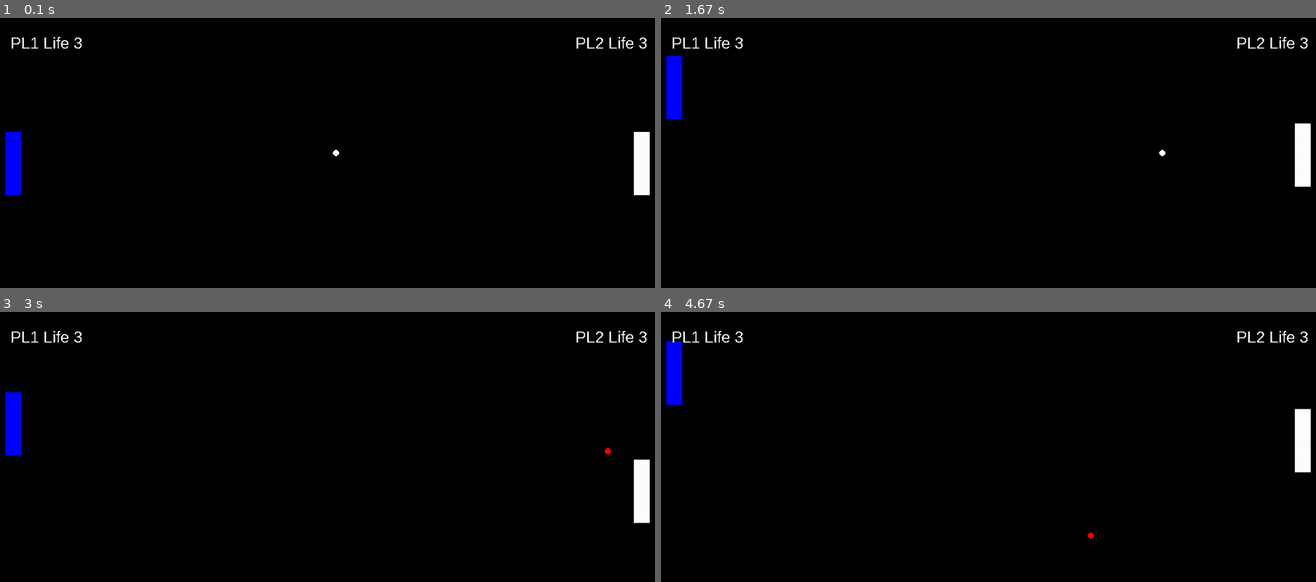
Above: before the commit, frames 1-4 (two rows, left to right).
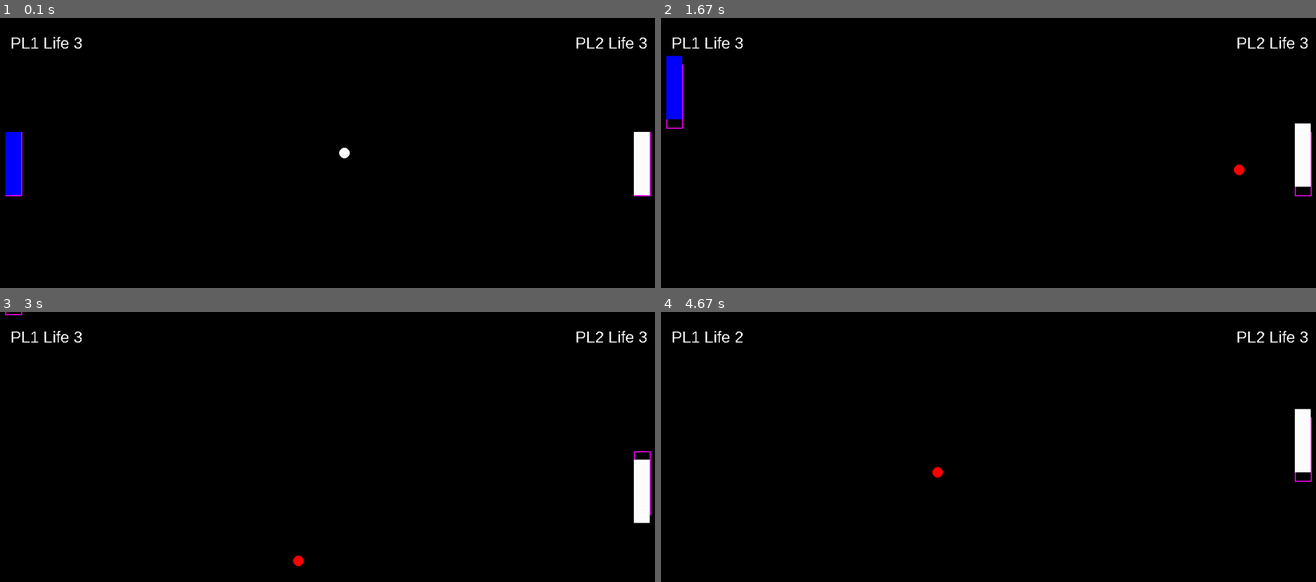
Above: after the commit, the same moments.

Repository: MarkinHaus/PyGameMH
Game: pygame game, started from pong.py
Two runs of this game, one before a commit and one after it. Both use one fixed random seed, a clock stepped at 60 frames per second and the inputs below.
Inputs (mouse positions are in pixels of both pictures, inside the frame that each line leads up to):
- Up to frame 1 (0.1 s): no input
- Up to frame 2 (1.67 s): tap Down at 0.33 s; hold W 0.67-1.13 s; hold Up 0.67-1.13 s; move the mouse to (1198, 144) at 0.7 s; hold S 1.17-1.47 s; hold Down 1.17-1.47 s; move the mouse to (831, 155) at 1.2 s; hold W from 1.5 s (still down); hold Up from 1.5 s (still down); move the mouse to (785, 112) at 1.53 s
- Up to frame 3 (3 s): release W at 1.87 s; release Up at 1.87 s; hold S 1.9-2.27 s; hold Down 1.9-2.27 s; move the mouse to (425, 352) at 1.93 s; hold W 2.3-2.6 s; hold Up 2.3-2.6 s; move the mouse to (406, 471) at 2.33 s; hold S 2.63-2.93 s; hold Down 2.63-2.93 s; move the mouse to (340, 355) at 2.67 s; hold W from 2.97 s (still down); hold Up from 2.97 s (still down)
- Up to frame 4 (4.67 s): move the mouse to (752, 438) at 3 s; release W at 3.33 s; release Up at 3.33 s; hold S 3.37-3.73 s; hold Down 3.37-3.73 s; move the mouse to (995, 474) at 3.4 s; hold W 3.77-4.07 s; hold Up 3.77-4.07 s; move the mouse to (968, 401) at 3.8 s; hold S 4.1-4.4 s; hold Down 4.1-4.4 s; move the mouse to (1158, 490) at 4.13 s; hold W from 4.43 s (still down); hold Up from 4.43 s (still down); move the mouse to (883, 357) at 4.47 s

The runs differ from the first frame. In frame 1, 0.2% of the frame differs, in the area x 0-100%, y 42-67%; in frame 2, 0.2%; in frame 3, 0.8%, in the area x 0-100%, y 0-95%; in frame 4, 0.8%.

Commit message:
demo v1.02

Diff:
--- a/PythonDemo/main.py
+++ b/PythonDemo/main.py
@@ -117,6 +117,21 @@
     return r * 2
 
 
+def arrays():
+    array: list = [1, "hallo", "bob"]
+
+    print(f"{array=}, {len(array)}, {array[0]}, {array[1]}, {array[-1]}, {array[:1]=}, {array[:1]=}")
+
+    dog_imp: list = ["legs", "tail", "namen", "rase", "wuf", "speak"]
+
+    def speak(name, sound):
+        return f"{name} make {sound}"
+
+    dog: list = [4, 1, "bella", "Bulldog", "wufii", speak]
+
+    print(dog[-1]("wAf"))  # -> dog.speak("wAf")
+
+
 class Circle:
     r = 4
 
--- /dev/null
+++ b/PythonDemo/oop.py
@@ -0,0 +1 @@
+# https://realpython.com/python3-object-oriented-programming/
--- a/pong.py
+++ b/pong.py
@@ -17,7 +17,7 @@
     sprite3 = Sprite(screen, "circle")  # ball
 
     # ball starting conditions
-    sprite3.fx(2)
+    sprite3.fx(4)
     sprite3.fy(0)
 
     # players starting conditions
@@ -34,7 +34,7 @@
     # construct sprites
     sprite1.make_sprite("rect", 1, game_pad_width, game_pad_height, color="blue")
     sprite2.make_sprite("rect", 1, game_pad_width, game_pad_height, color="white")
-    sprite3.make_sprite("circle", 1, radius=6, color="white")
+    sprite3.make_sprite("circle", 1, radius=10, color="white")
 
     # add sprites to sprites array
     sprites += [sprite1, sprite2, sprite3]
@@ -98,22 +98,22 @@
 
         Physics.collision(sprites)
 
-        if Physics.border_top_collision(sprite1, screen):
+        if Physics.border_top_collision(sprite1):
             sprite1.my = -1
 
-        if Physics.border_bottom_collision(sprite1):
+        if Physics.border_bottom_collision(sprite1, screen):
             sprite1.my = 1
 
-        if Physics.border_top_collision(sprite2, screen):
+        if Physics.border_top_collision(sprite2):
             sprite2.my = -1
 
-        if Physics.border_bottom_collision(sprite2):
+        if Physics.border_bottom_collision(sprite2, screen):
             sprite2.my = 1
 
-        if Physics.border_top_collision(sprite3, screen):
+        if Physics.border_top_collision(sprite3):
             sprite3.my *= -1
 
-        if Physics.border_bottom_collision(sprite3):
+        if Physics.border_bottom_collision(sprite3, screen):
             sprite3.my *= -1
 
         if Physics.border_left_collision(sprite3, screen):
@@ -145,7 +145,7 @@
         text.show(f"PL2 Life {life_pl2}", (screen.width - 150, 30), (255, 255, 255))
         text.show(f"PL1 Life {life_pl1}", (20, 30), (255, 255, 255))
 
-        if any(sprite3.collision_list):
+        if bool(sprite3.collision_list):
             if sprite3.collision_list[0][0] == sprite2:
                 sprite3.x = sprite2.x - (game_pad_width + of_x + 1)
                 sprite3.fy(sprite2.my * (4 - life_pl2) / 2)
@@ -154,7 +154,7 @@
             # cp.append((sprite3.collision_list[0][1]))
             sprite3.set_color(random.choice(["red", "blue", "yellow", "purple", "azul", "white"]))
 
-        if any(sprite3.collision_list):
+        if bool(sprite3.collision_list):
             if sprite3.collision_list[0][0] == sprite1:
                 sprite3.x = sprite1.x + (game_pad_width + of_x + 1)
                 sprite3.fy(sprite1.my * (4 - life_pl1) / 2)
@@ -173,6 +173,7 @@
             life_pl1 += 1
             if life_pl1 == -1:
                 life_pl1 = 3
+                life_pl2 = 3
                 sprite3.fx(random.randint(-2, 2))
                 sprite3.fy(random.randint(-2, 2))
 
@@ -185,6 +186,7 @@
                 life_pl2 = -250
             life_pl2 += 1
             if life_pl2 == -1:
+                life_pl1 = 3
                 life_pl2 = 3
                 sprite3.fx(random.randint(-2, 2))
                 sprite3.fy(random.randint(-2, 2))
--- /dev/null
+++ b/space_pong.py
@@ -0,0 +1,158 @@
+from util.MGameM import Screen, Sprite, Text, Mouse, Physics, clock  # import custom
+import random
+import pygame
+import time
+
+
+def functional():
+    # Open a Window
+    screen = Screen(width=862, height=674, background='black')
+
+    # init Sprites blueprint
+    player_sprites = []
+    game_pad_height = 30
+    game_pad_width = 120
+    player = Sprite(screen, "player")  # rect
+    ball = Sprite(screen, "circle")  # ball
+
+    # ball starting conditions
+    ball.fx(0)
+    ball.fy(2)
+
+    # players starting conditions
+    of_y = 10
+    player.x = screen.width / 2 - game_pad_width / 2
+    player.y = screen.height - game_pad_height - of_y
+
+    ball.x = screen.width / 2
+    ball.y = screen.height / 2 - 200
+
+    # construct sprites
+
+    player.make_sprite("rect", -1, game_pad_width, game_pad_height, color="blue")
+
+    ball.make_sprite("circle", 1, radius=10, color="white")
+
+    # add sprites to sprites array
+    player_sprites += [player, ball]
+    sprites = []
+
+    # top
+
+    em_sprites = list(range(14))
+
+    def helper_1(num):
+        s = Sprite(screen, f"E{num}")  # rect
+        s.make_sprite("rect", 1, 50, 30, color="white")
+        s.x = 10 * num + 50 * num + 20
+        s.y = 100
+        return s
+
+    sprites = list(map(helper_1, em_sprites))
+
+    # init Text
+
+    text = Text(screen)
+
+    # init Mouse
+    mouse = Mouse(screen, None)
+
+    # init player Life
+    points = 0
+
+    run = True
+    while run:
+
+        screen.surface.fill(screen.background)
+
+        def f1(sprite):
+            sprite.move(dt)
+            sprite.draw_func()
+
+
+        # using clock to cap fps
+        dt = clock.tick(25) / 10
+        # dt control movement speed
+
+        # starting event loop
+        for event in pygame.event.get():
+            if event.type == pygame.QUIT:
+                run = False
+
+                # print(f"tf = {tf}, tm = {tm} m/f = {tm/tf}")
+
+                pygame.quit()
+                exit(0)
+
+            if event.type == pygame.KEYDOWN:
+
+                if event.key == pygame.K_a:
+                    player.fx(-4)
+                if event.key == pygame.K_d:
+                    player.fx(4)
+
+        Physics.collision(player_sprites)
+
+        if Physics.border_top_collision(ball):
+            ball.my *= -1
+
+        if Physics.border_left_collision(ball, screen):
+            ball.mx *= -1
+
+        if Physics.border_right_collision(ball):
+            ball.mx *= -1
+
+        if Physics.border_left_collision(player, screen):
+            player.mx *= -0.5
+            player.x = screen.width - (of_y / 2 + player.width )
+
+        if Physics.border_right_collision(player):
+            player.mx *= -0.5
+            player.x = of_y / 2
+
+        if Physics.border_bottom_collision(ball, screen):
+            ball.x = screen.width / 2
+            ball.y = screen.height / 2 - 200
+
+        if bool(ball.collision_list):
+            if ball.collision_list[0][0] == player:
+                ball.my *= -1
+                ball.fx(player.mx + ball.mx)
+        # t1 = time.time()
+        list(map(f1, player_sprites))
+        # tm_ += 1
+        # tm += (time.time()-t1)/tm_
+
+        #if player.collision_list:
+        #    print("in")
+        #    ball.my *= -1
+
+        # t1 = time.time()
+        for sprite in sprites:
+            sprite.move(dt)
+            sprite.draw_func()
+            sprite.collision_func(ball)
+            if len(sprite.collision_list) >= 1:
+                sprite.collision_list = []
+                sprites.remove(sprite)
+                print(sprite.name)
+                ball.my *= -1
+        # tf_ += 1
+        # tf += (time.time()-t1)/tf_
+
+        text.show(f"Points {points}", (20 - 150, 30), (255, 255, 255))
+
+        if len(sprites) <= 0:
+            text.show(f"END {points}", (20 - 150, 30), (255, 255, 255))
+            pygame.time.wait(1000)
+
+        # for p in cp:
+        #     pygame.draw.rect(screen.surface, (255, 0, 255), (p[0], p[1], 2, 2))
+
+        mouse.show_m(False)
+        pygame.display.update()
+
+
+if __name__ == '__main__':
+    # starting Game
+    functional()
--- a/test.py
+++ b/test.py
@@ -60,7 +60,7 @@
     step = "0"
     coll_count = 0
     for i in range(1000):
-        dt = clock.tick(60) / 10
+        dt = clock.tick(25) / 10
         p = i * 100 / 1000
         print(f"{p}% step {step} | 3 dt: {dt} ")
 
@@ -126,15 +126,15 @@
                 if Physics.border_right_collision(sprite):
                     sprite.mx *= -1
 
-                if Physics.border_top_collision(sprite, screen):
+                if Physics.border_top_collision(sprite):
                     sprite.my *= -1
 
-                if Physics.border_bottom_collision(sprite):
+                if Physics.border_bottom_collision(sprite, screen):
                     sprite.my *= -1
 
                 if sprite.collision_list:
-                    sprite.mx *= -1
-                    sprite.my *= -1
+                    sprite4.x = random.randint(6, 720)
+                    sprite4.y = random.randint(6, 720)
                     sprite.set_color(
                         random.choice(["black", "red", "green", "blue", "yellow", "purple", "azul", "white"]))
 
@@ -143,8 +143,6 @@
 
             text.show(f"Testing sprite collision {p}%", (0, 80), (255, 255, 255))
 
-            text.show(f"Collision num : {coll_count}", (screen.width / 2 - 300, 60), (255, 255, 255))
-
         mouse.show_m(False)
         pygame.display.update()
     pygame.quit()
--- a/util/MGameM.py
+++ b/util/MGameM.py
@@ -144,8 +144,8 @@
                     # compute_dist
                     g = list(map(lambda x: sqrt((self.x - x[0]) ** 2 +
                                                 (self.y - x[1]) ** 2), outline_rect))
-                    # for p in outline_rect:
-                    #     pygame.draw.rect(self.screen.surface, (255, 0, 255), (p[0], p[1], 2, 2))
+                    for p in outline_rect:
+                        pygame.draw.rect(self.screen.surface, (255, 0, 255), (p[0], p[1], 2, 2))
 
                     if min(g) <= self.radius:
                         self.add_col_sprite(sprite, outline_rect[g.index(min(g))])
@@ -190,6 +190,7 @@
 
     def show(self, move_x=False, speed_x=15, move_y=False, speed_y=15, dt=1):
         if move_x:
+            self.y = 0
             self.x += speed_x
             self.img.x = self.x
             self.img.move(dt)
@@ -204,7 +205,9 @@
         else:
             self.img.x = 0
             self.img2.x = self.img.x
+
         if move_y:
+            self.x = 0
             self.y += speed_y
             self.img.y = self.y
             self.img.move(dt)
@@ -316,21 +319,21 @@
         return sprite.x <= 0
 
     @staticmethod
-    def border_top_collision(sprite, screen: Screen):
+    def border_top_collision(sprite):
+        # sprite.my *= -1
+        return sprite.y <= 0
+
+    @staticmethod
+    def border_bottom_collision(sprite, screen: Screen):
         # sprite.my *= -1
         return sprite.y + sprite.height >= screen.height
-
-    @staticmethod
-    def border_bottom_collision(sprite):
-        # sprite.my *= -1
-        return sprite.y <= 0
 
     @staticmethod
     def border_collision(sprite, screen: Screen):
         return [Physics.border_left_collision(sprite=sprite, screen=screen),
                 Physics.border_right_collision(sprite=sprite),
-                Physics.border_top_collision(sprite=sprite, screen=screen),
-                Physics.border_bottom_collision(sprite=sprite)]
+                Physics.border_top_collision(sprite=sprite),
+                Physics.border_bottom_collision(sprite=sprite, screen=screen)]
 
     @staticmethod
     def collision(all_sprite, type_="simpel"):
Empty file removed: tiktakto.py
Not shown, added: .gitignore
